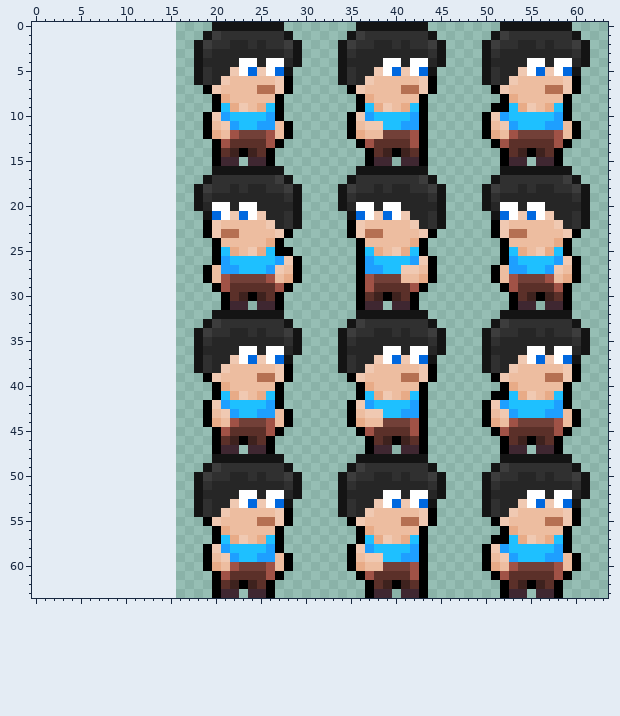
One commit to this pixel-art sprite: client/src/assets/characters/Sprite-character-0001.png. That is the earlier state.
The file is 48x64 pixels. The old version is drawn lined up with the new one, on the new canvas.
After:
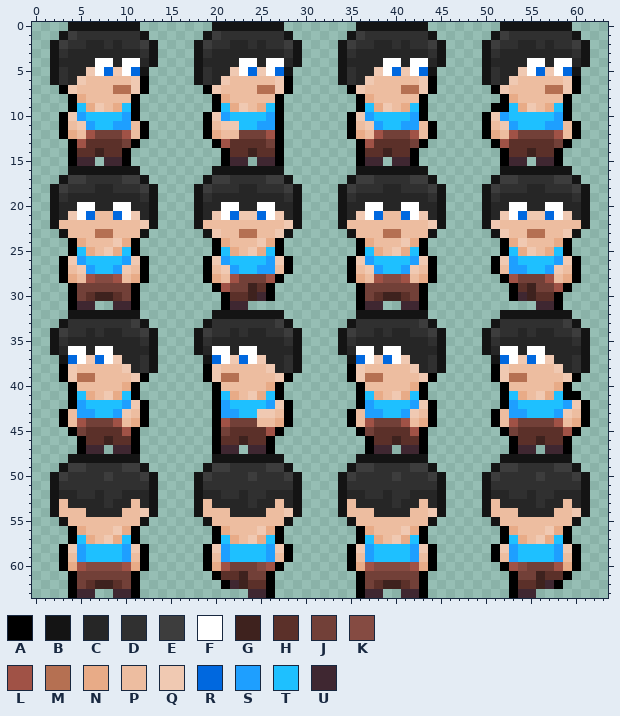
Palette (. is transparent): A #000000  B #141414  C #262626  D #303030  E #3d3d3d  F #ffffff  G #3e221e  H #5b3029  J #724038  K #854b42  L #a05246  M #b57052  N #e8ab87  P #edbda0  Q #f0c9b2  R #0068df  S #1e9fff  T #1ec0ff  U #3f2731
Change:
canvas 48x64 -> 64x64, the old top-left corner now at 16,0
Changed rows in their new state; - is an unchanged pixel.
first column x 2:
 0 --BBBBBBBB--------------------------------------------------
 1 -BEDDDDDDDB-------------------------------------------------
 2 BEDDCCDCDDEB------------------------------------------------
 3 BDCCCCCCCCDB------------------------------------------------
 4 BCCCCFFCFFCB------------------------------------------------
 5 BDCCQFRQFRB-------------------------------------------------
 6 BDCQPPPPPQA-------------------------------------------------
 7 -AQPPPPMMQA-------------------------------------------------
 8 --ANPPPPPA--------------------------------------------------
 9 --ATNQPNTA--------------------------------------------------
10 -AQSTTTTSA--------------------------------------------------
11 -APQSTTSSPA---------Q----A.---------S----PA-----------------
12 -ANPLJJJLPA---------P----A.---------L----PA-----------------
13 --ALHHHHJA--------------J---------------J---------------J---
14 --AHHGHHA---------.AHH--HA--------AH--HHA.----------HGH-----
15 --AUU-UUA---------.A-U.-UA--------AU-.U-A.------------------
16 --BBBBBBBB--------------------------------------------------
17 -BEEDDDDEEB-------EE----E---------EE----E---------EE----E---
18 BEDDDCCDDDEB--------DC-D------------DC-D------------DC-D----
19 BDCCCCCCCCDB------------------------------------------------
20 BCCFFCCFFCCB------C-FCCFF---------C-FCCFF---------C-FCCFF---
21 BCQFRPPRFQCB----BCQ-RQQRFQC-----BCQ-RPPRFQC-----BCQ-RQQRFQC-
22 BPPPPPPPPPQB----BPP-----PPQ-----BPP-----PPQ-----BQP-----PPP-
23 -BPPPMMPPPB------B-PPMM---B------BPPPMM--PB------B-PPMM---B-
24 --ANPPPQNA---------N---Q-----------N---Q-----------NQ-------
25 --ATNPQNTA----------------.--------------------------QP-----
26 -AQSTTTTSQA------AQ-----SQA.-----AQ--------------AQ---------
27 -APQSTTSQPA--------Q---S-PA.-----APQ---S--------------------
28 -ANPLKKLPNA-------NPL----A..-----ANPLKKL---------.A---------
29 --AJJJJJJA----------JJG-A..--------JJJJJJ---------.A-GJJ----
30 --AJHGGHJA-----------HGUA.---------JHG--JA----------U-HHA.--
31 --AUU--UUA-------------...------------.-UA---------...U-A.--
32 --BBBBBBBB--------------------------------------------------
33 -BDDDDDDDEB-------D------E--------D------E--------D------E--
34 BEDDCDCCDDEB---------DC--------------DC--------------DC-----
35 BDCCCCCCCCDB------------------------------------------------
36 BCFFCFFCCCCB------FF----CC--------FF----CC--------FF----CC--
37 -BRFQRFQCCDB----.BRF-RF-CCDB----.BRF-RF-CCDB----.BRF-RF-CCDB
38 -AQPPPPPQCDB----.AQP----QCDB----.AQP----QCDB----.AQP----QCDB
39 -AQMMPPPPQA--------MM--PP----------MM--PP----------MM--PP---
40 --APPPPPNA---------P----N----------P----N----------P----N---
41 --ATNPQNTA-----------PQ--------------PQ----------.---PQ---A-
42 --ASTTTTSQA------.A------QA------.A------QA-----..AS----TSQA
43 -APSSTTSQPA------.AS---QQ----------SS---QPA-----.AP-S--T-QPA
44 -APLJJJLPNA------.ALJ--PPN--------PLJ--LPNA-----.A--------NA
45 --AJHHHHLA---------J---------------J-------------.AJ----HLA-
46 ---AHHGHHA----------HGH--------------HGH----------.AHH--HA--
47 ---AUU-UUA----------------------------------------.A-U.-UA--
48 --BBBBBBBB--------------------------------------------------
49 -BEEDDDDEEB--------E----EE---------E----EE---------E----EE--
50 BEDDDDEDDDEB--------DDED------------DDED------------DDED----
51 BDDDDDDDDDDB------DDDDDDDD--------DDDDDDDD--------DDDDDDDD--
52 BCCDDCDDCCCB-------DDCDDCC---------DDCDDCC---------DDCDDCC--
53 BPCCCCDCCPCB-----P--CCDCCPCB-----P--CCDCCPCB-----P--CCDCCPCB
54 BPPPCCCCPPQB-----PPPCCCC-PQB-----PPPCCCC-PQB-----PPPCCCC-PQB
55 -BPPPPPPPPB------BP----PPPB------BP----PPPB------BP----PPPB-
56 --ANPPPQNA-------------QN--------------QN--------------QN---
57 --ATNPQNTA-----------PQ--------------PQ----------.---PQ-----
58 -AQSTTTTSQA--------------QA--------------QA-----.AQS-----QA-
59 -APSTTTTSPA--------ST--T-----------ST--T-PA-----.AP----T----
60 -ANLKKKKLNA--------LJ--K-A.--------LKKKK-NA-----..A-K----N--
61 --AJJJJJJA---------H-GJJA.---------JJJJJJ--------..AJJG-H---
62 --AJHGGHJA--------.AUGH-----------AJ--GHJ---------.AHH-U----
63 --AUU--UUA--------...-------------AU-.------------.A-U...---
Where, in picture pixels (left, top, right, bottom), the same in both pictures:
added: (50, 22, 158, 598)
changed: (194, 121, 302, 598)
changed: (338, 121, 590, 598)
